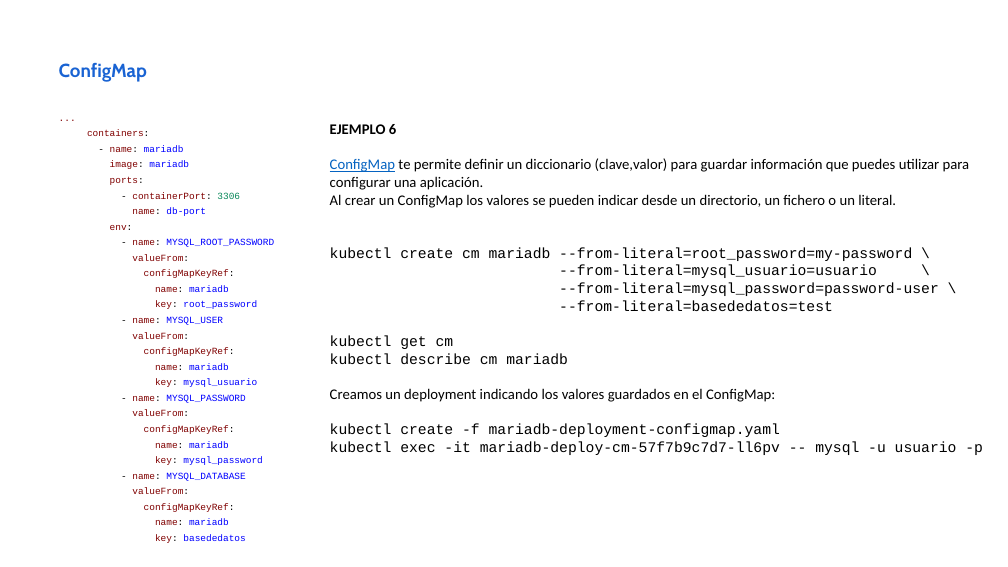
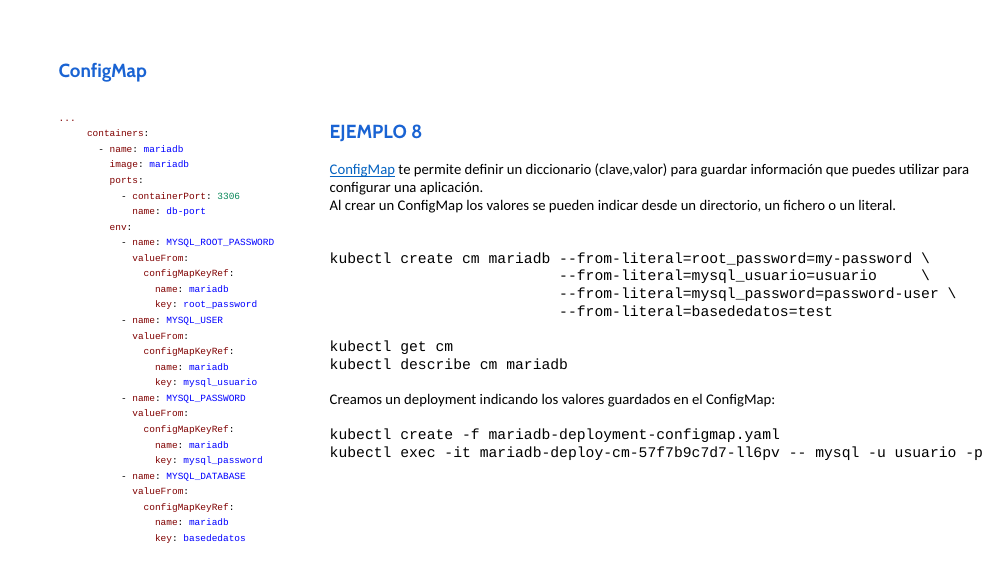
Before and after one commit to iesgn/curso_kubernetes_2020, a slide deck: slide 10 of unidad4/presentacion_unidad4.odp. Drawn at 1008x567 pixels with LibreOffice and Linux fonts; fonts in the diff are those of the drawing. Boxes give left, top, right and bottom in pixels: in the first picture for what was removed or moved away, otherwise in the second. Text is boxed around its words. In the diff, an @@ line names an element or a change of style, - is before the commit and + after.

```diff
--- a/unidad4/presentacion_unidad4.odp
+++ b/unidad4/presentacion_unidad4.odp
@@ text at bbox=[330, 124, 422, 142]: text changed; size 14 to 18 pt; font Calibri to Cabin; text colour #000000 to #1963D3 @@
-EJEMPLO 6
+EJEMPLO 8
```
Also in this commit, not shown: 14 other slides changed, 1 slide added, 3 other files.
